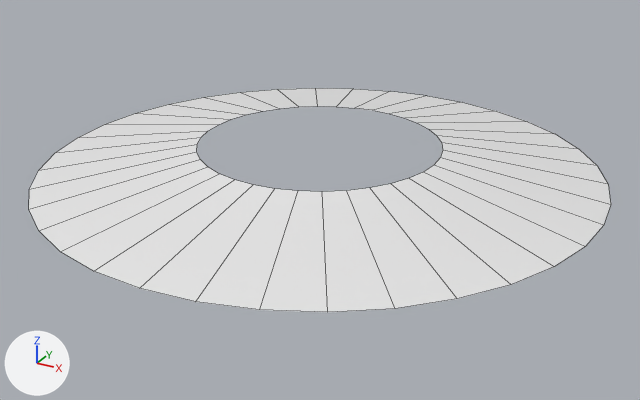
Renders of the FBX model Assets/VFX/Art/Models/MS_Cone01_Default01.fbx from each side of a commit.
Before and after are seen from a 50 mm camera at (2.21, -4.02, 1.82) aimed at (0.05, -0.08, -0.15). Arrows for +X, +Y and +Z are at lower left; the lights stay in place. Mesh edges are drawn as thin lines. Where no turn or scale is listed for an object, it has been applied to the vertices.

The first picture shows 'MS_Cone01_Deafult01'.
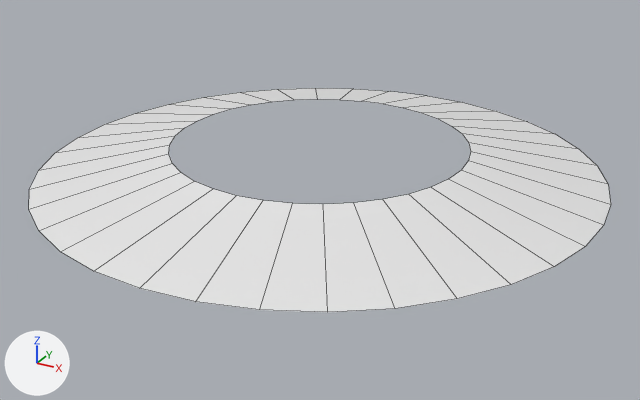
What differs and where, as boxes (x1, y1, x2, y2) in the pictures (640 x 400 px; the box of a moved part takes in the faces that stretch with it):
part 1 of me_cylinder, moved or reshaped
    both: (41, 89, 601, 298)

Diff of the bpy script that builds the scene:
```diff
--- a/Assets/VFX/Art/Models/MS_Cone01_Default01.fbx.py
+++ b/Assets/VFX/Art/Models/MS_Cone01_Default01.fbx.py
@@ me_cylinder @@
 me_cylinder.from_pydata(...)  # 72 vertices, 36 faces; spans x -1.55..1.55, y -1.55..1.55, z 0.0..0.14
 # used by ob_ms_cone01_deafult01; location = (0.0, 0.0, 0.0)
+# me_cylinder part 1: all 36 vertices in x -0.67..0.67, y -0.67..0.67, z 0.14 are scaled about their middle by (1.22, 1.22, 1.17)
```
